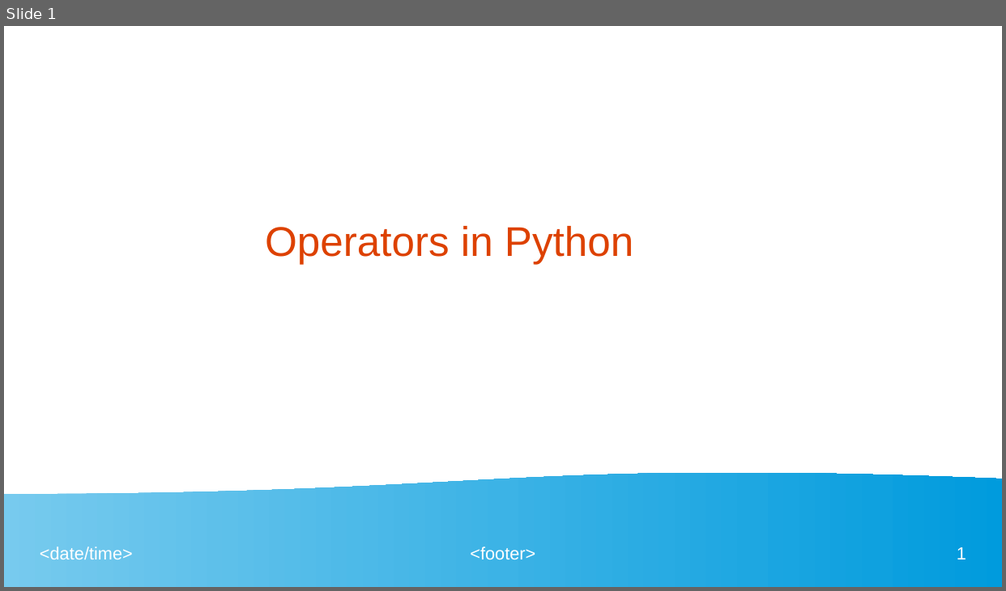
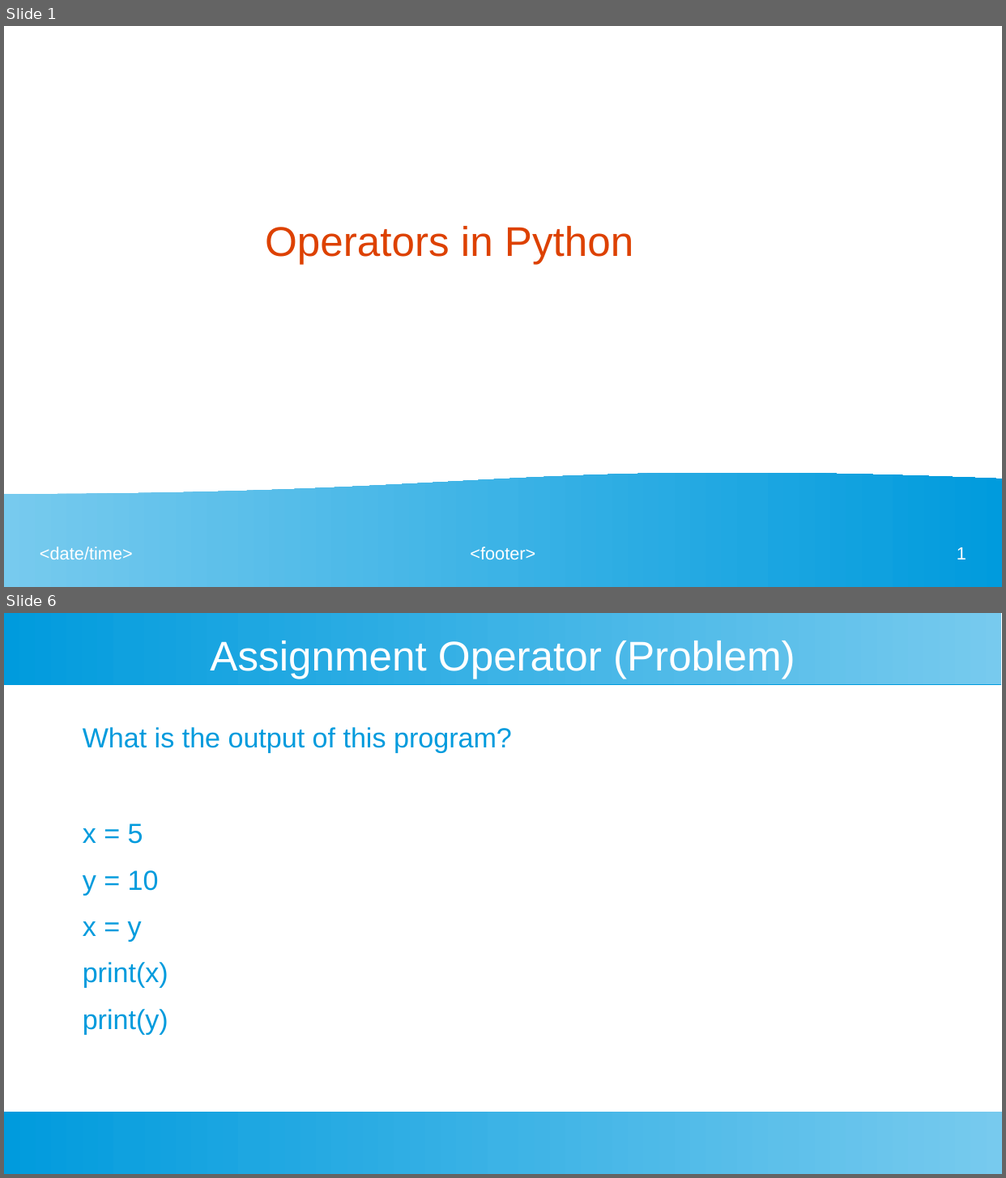
Before and after one commit to ashishjain1547/public_lessons_in_python, a slide deck: Ch 3 - Operators/Operators in Python.odp. Shown one above the other, each under a label of ours: slide 1 before the commit, slides 1 and 6 after it; the slides between them are not shown. The pictures are 1006x591 and 1006x1178 pixels, drawn with LibreOffice and Linux fonts; fonts in the diff are those of the drawing. Boxes give left, top, right and bottom in pixels: in the first picture for what was removed or moved away, otherwise in the second. Text is boxed around its words. In the diff, an @@ line names an element or a change of style, - is before the commit and + after.

```diff
--- a/Ch 3 - Operators/Operators in Python.odp
+++ b/Ch 3 - Operators/Operators in Python.odp
@@ slide 6 added at (4, 613, 1002, 1174), background #FFFFFF @@
@@ rectangle added at (4, 613, 1002, 684), fill gradient #77CAEE to #75C9EE to #73C9ED to #71C8ED to #6FC7ED to #6EC6ED @@
@@ title added at (210, 641, 795, 679), 33 pt, text #FFFFFF @@
+Assignment Operator (Problem)
@@ text added at (83, 727, 512, 1034), 22 pt, text #009BDD @@
+What is the output of this program?
+x = 5
+y = 10
+x = y
+print(x)
+print(y)
@@ rectangle added at (4, 1112, 1002, 1174), fill gradient #77CAEE to #75C9EE to #73C9ED to #71C8ED to #6FC7ED to #6EC6ED @@
```
Also in this commit, not shown: 1 slide changed, 9 other slides added, 29 other files.
